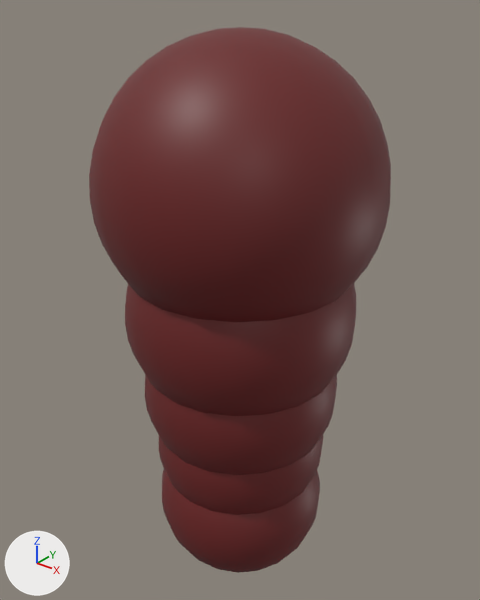
Before and after pictures for a commit that changed the FBX model Assets/Bounds/House7.fbx.
Both versions are drawn from a 50 mm camera at (2.387, -4.312, 0.56) aimed at (1.982, -3.805, 0.246). The lights are fixed; the arrows at lower left show +X, +Y and +Z. Where no turn or scale is listed for an object, it has been applied to the vertices.
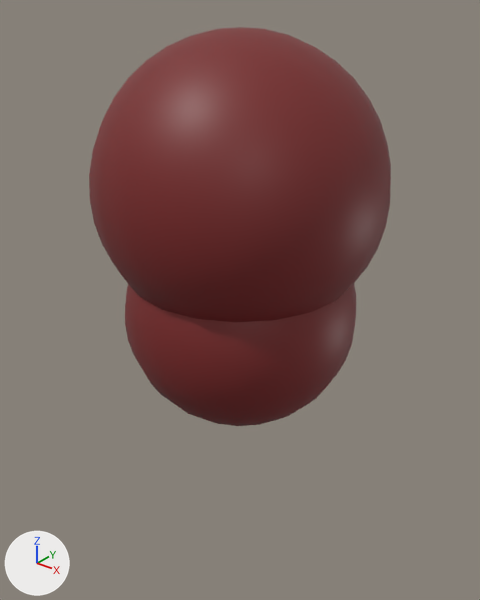
Boxes (x1, y1, x2, y2) around the edits, measured in the pictures (480 x 600 px; the box of a moved part takes in the faces that stretch with it):
'pSphere8', deleted
    before: (145, 375, 337, 475)
'pSphere6', deleted
    before: (162, 470, 320, 573)
'pSphere7', deleted
    before: (159, 435, 323, 515)
part 1 of me_mesh_001, moved or reshaped
    before: (159, 435, 323, 515)
    after: (95, 28, 341, 298)
part 2 of me_mesh, moved or reshaped
    before: (162, 470, 320, 573)
    after: (133, 295, 337, 426)

Patch to the scene script:
```diff
--- a/Assets/Bounds/House7.fbx.py
+++ b/Assets/Bounds/House7.fbx.py
@@ me_mesh @@
 me_mesh.from_pydata(...)  # 382 vertices, 400 faces; spans x -0.097..0.097, y -0.097..0.097, z -0.097..0.097
+# me_mesh part 2: the whole mesh is multiplied about its middle by the matrix ((10.362, 0.0, 0.0), (0.0, 0.0, 10.362), (0.0, -10.362, 0.0))
 me_mesh.materials.append(mat_lambert1)
@@ me_mesh_001 @@
 me_mesh_001.from_pydata(...)  # 382 vertices, 400 faces; spans x -0.097..0.097, y -0.097..0.097, z -0.097..0.097
+# me_mesh_001 part 1: the whole mesh is multiplied about its middle by the matrix ((10.362, 0.0, 0.0), (0.0, 0.0, 10.362), (0.0, -10.362, 0.0))
 me_mesh_001.materials.append(mat_lambert1)
@@ ob_psphere8 @@
-ob_psphere8 = bpy.data.objects.new('pSphere8', me_mesh_002)
-ob_psphere8.location = (1.993, -3.818, 0.151)
@@ ob_psphere10 @@
-ob_psphere10 = bpy.data.objects.new('pSphere10', me_mesh_004)
+ob_psphere10 = bpy.data.objects.new('pSphere10', me_mesh_001)
 ob_psphere10.location = (1.993, -3.818, 0.376)
@@ ob_psphere6 @@
-ob_psphere6 = bpy.data.objects.new('pSphere6', me_mesh)
-ob_psphere6.location = (1.993, -3.818, 0.0)
@@ ob_psphere7 @@
-ob_psphere7 = bpy.data.objects.new('pSphere7', me_mesh_001)
-ob_psphere7.location = (1.993, -3.818, 0.079)
@@ ob_psphere9 @@
-ob_psphere9 = bpy.data.objects.new('pSphere9', me_mesh_003)
+ob_psphere9 = bpy.data.objects.new('pSphere9', me_mesh)
 ob_psphere9.location = (1.993, -3.818, 0.243)
```
